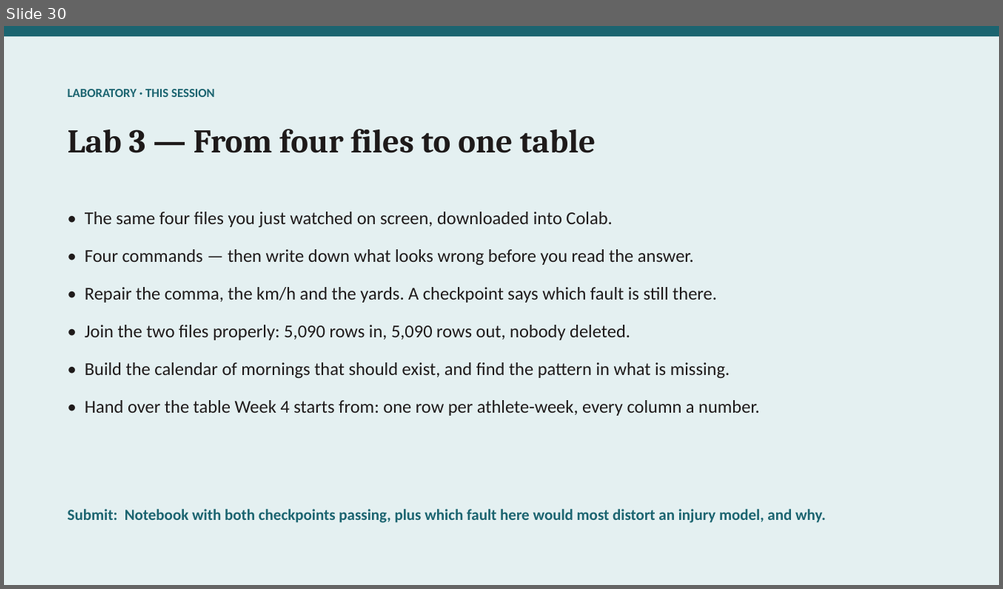
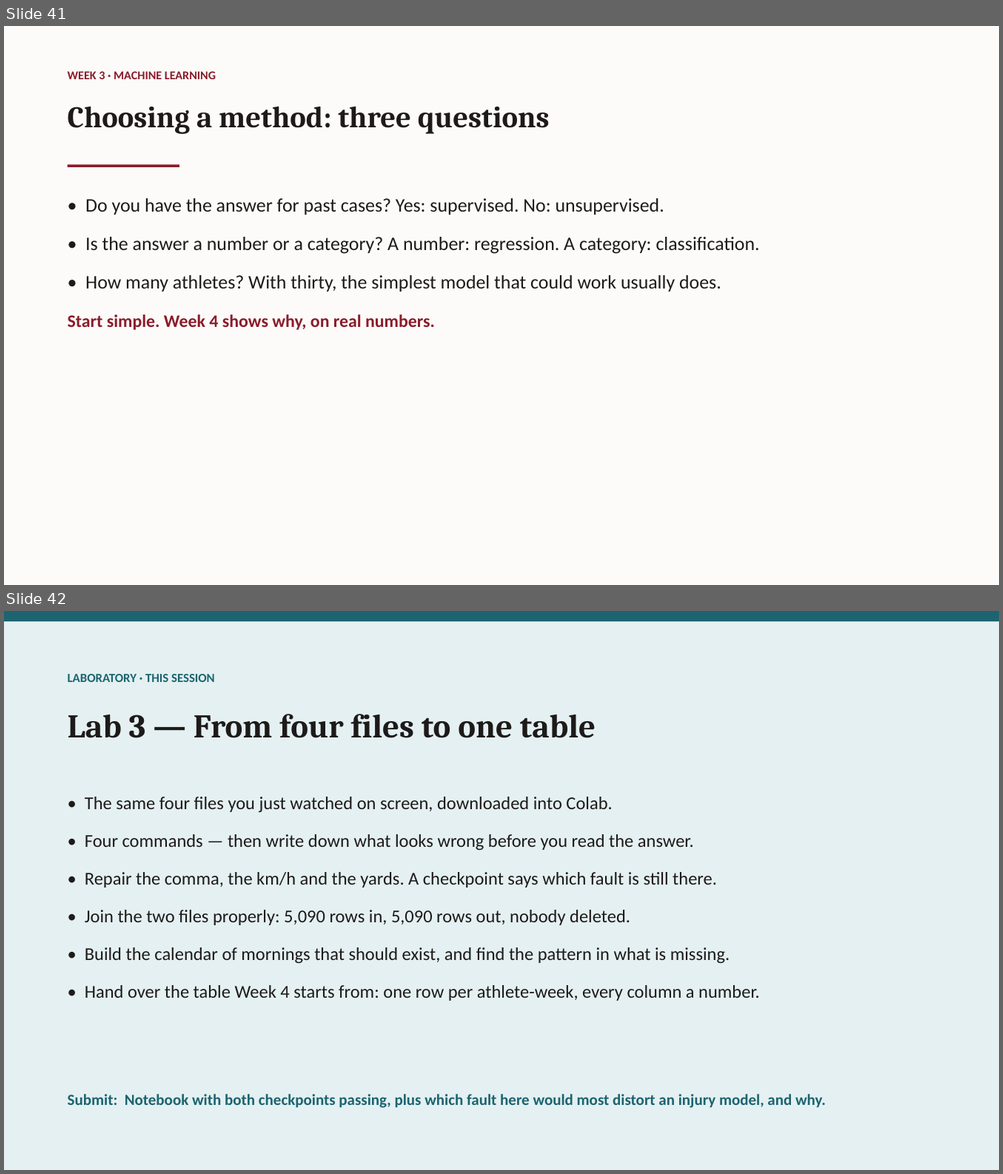
Before and after one commit to galipaydin/pes3850, a slide deck: lectures/week03/slides.pptx. Shown one above the other, each under a label of ours: slide 30 before the commit, slides 41 and 42 after it. The pictures are 1003x589 and 1003x1174 pixels, drawn with LibreOffice and Linux fonts; fonts in the diff are those of the drawing. Boxes give left, top, right and bottom in pixels: in the first picture for what was removed or moved away, otherwise in the second. Text is boxed around its words. In the diff, an @@ line names an element or a change of style, - is before the commit and + after.

Commit message:
Week 3 slides: preprocessing, analysis and machine learning

```diff
--- a/lectures/week03/slides.pptx
+++ b/lectures/week03/slides.pptx
@@ slide 41 added at [4,26,999,585], background #FCFBF9 @@
@@ text added at [68,71,216,79], 11.5 pt, text #8A1C2B, bold @@
+WEEK 3 · MACHINE LEARNING
@@ text added at [68,106,549,134], 29 pt, text #1E1A1A, bold @@
+Choosing a method: three questions
@@ rectangle added at [68,165,179,168], fill #8A1C2B @@
@@ text added at [68,198,760,330], 18.5 pt, text #1E1A1A @@
+• Do you have the answer for past cases? Yes: supervised. No: unsupervised.
+• Is the answer a number or a category? A number: regression. A category: classification.
+• How many athletes? With thirty, the simplest model that could work usually does.
+Start simple. Week 4 shows why, on real numbers.
@@ what was slide 30 is now slide 42 @@
```
Also in this commit, not shown: 11 other slides added, 1 other file.
